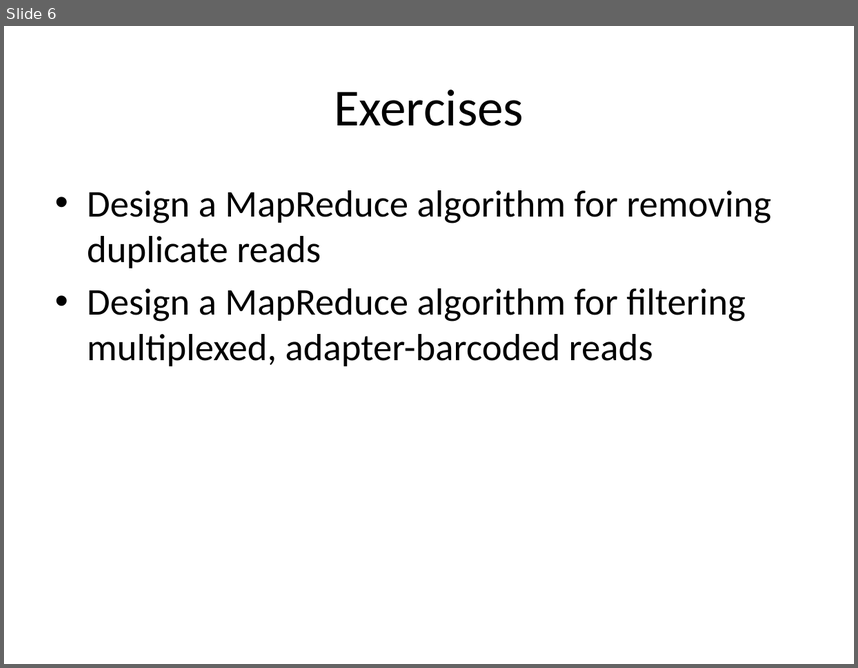
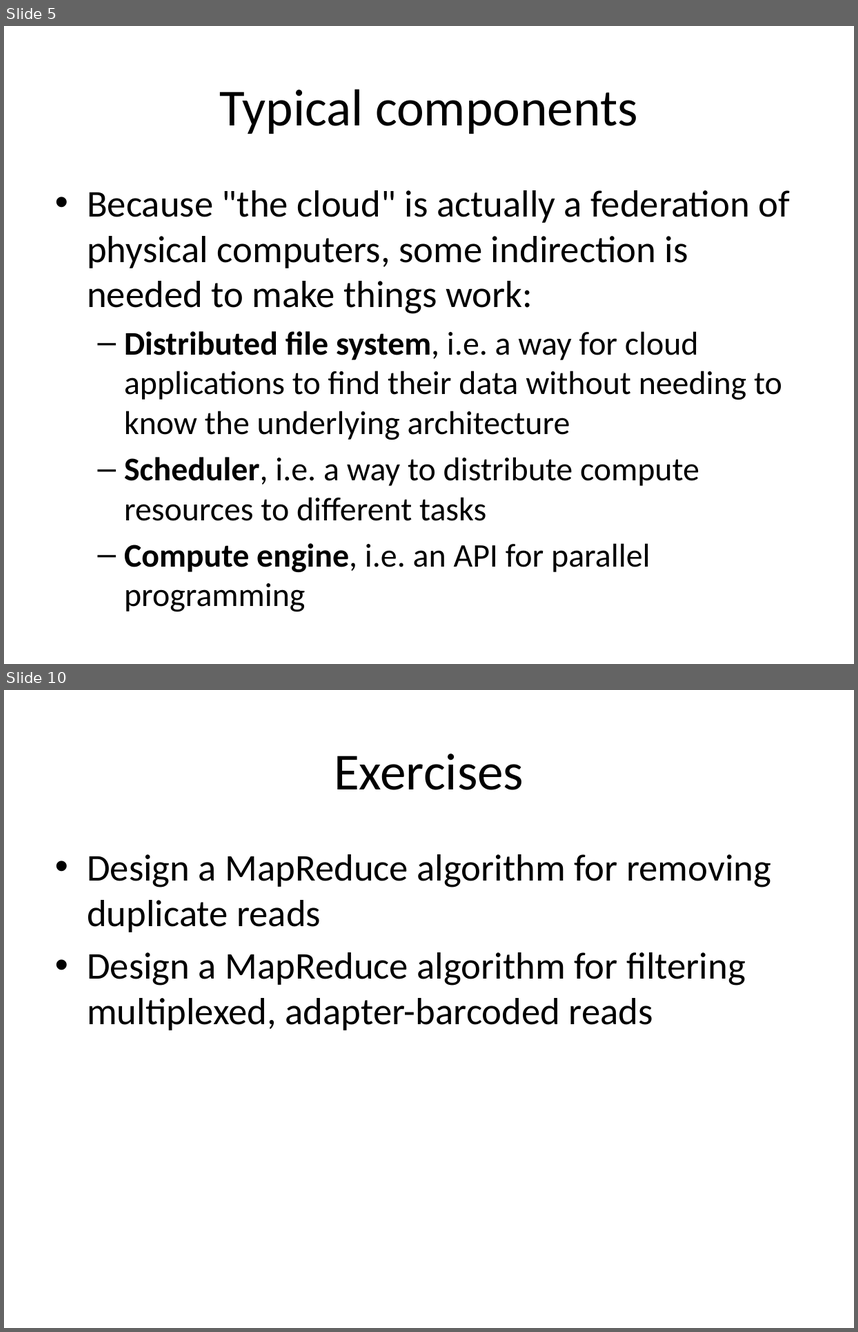
Before and after one commit to rvosa/ngs-workflows, a slide deck: doc/slides/day3/session4/MassiveParallelization.pptx. Shown one above the other, each under a label of ours: slide 6 before the commit, slides 5 and 10 after it; the slides between them are not shown. The pictures are 858x668 and 858x1332 pixels, drawn with LibreOffice and Linux fonts; fonts in the diff are those of the drawing. Boxes give left, top, right and bottom in pixels: in the first picture for what was removed or moved away, otherwise in the second. Text is boxed around its words. In the diff, an @@ line names an element or a change of style, - is before the commit and + after.

```diff
--- a/doc/slides/day3/session4/MassiveParallelization.pptx
+++ b/doc/slides/day3/session4/MassiveParallelization.pptx
@@ slide 5 added at bbox=[4, 26, 854, 664], background #FFFFFF @@
@@ title added at bbox=[219, 89, 638, 134], 44 pt, text #000000 @@
+Typical components
@@ text added at bbox=[87, 190, 790, 612], 28 pt, text #000000 @@
+• Because "the cloud" is actually a federation of physical computers, some indirection is needed to make things work:
+  – Distributed file system, i.e. a way for cloud applications to find their data without needing to know the underlying architecture
+  – Scheduler, i.e. a way to distribute compute resources to different tasks
+  – Compute engine, i.e. an API for parallel programming
@@ what was slide 6 is now slide 10 @@
```
Also in this commit, not shown: 1 slide changed, 7 other slides added, 4 slides removed, 1 other file.
